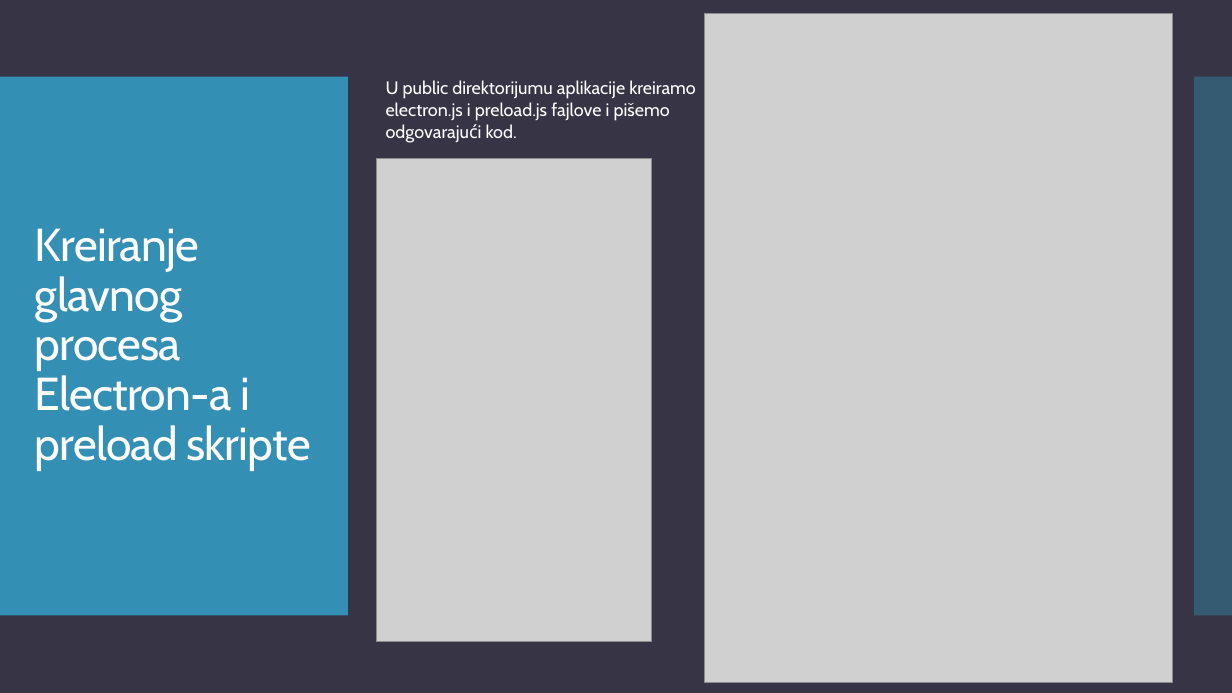
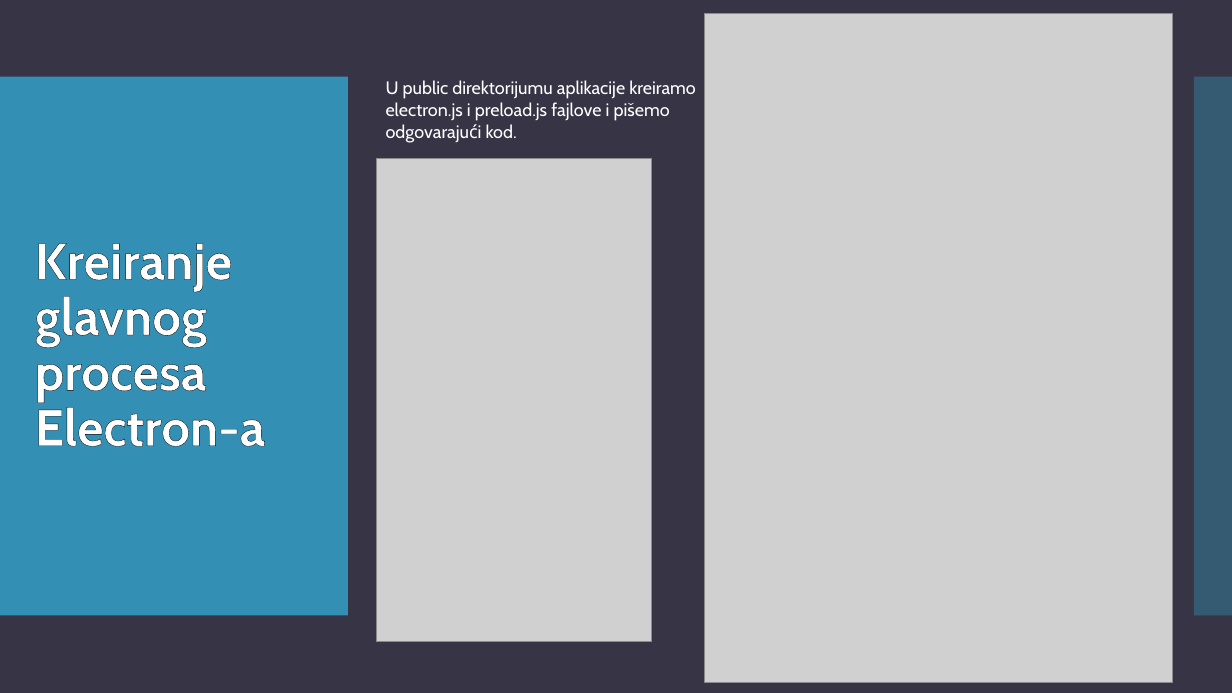
Before and after one commit to teodora18040cvetkovic/electron_react, a slide deck: slide 16 of Electron.pptx. Drawn at 1232x693 pixels with LibreOffice and Linux fonts; fonts in the diff are those of the drawing; grey boxes stand for pictures. Boxes give left, top, right and bottom in pixels: in the first picture for what was removed or moved away, otherwise in the second. Text is boxed around its words. In the diff, an @@ line names an element or a change of style, - is before the commit and + after.

```diff
--- a/Electron.pptx
+++ b/Electron.pptx
@@ title at [35,243,265,447]: text changed; size 36 to 40 pt; bold on @@
-Kreiranje glavnog procesa Electron-a i preload skripte
+Kreiranje glavnog procesa Electron-a
```
Also in this commit, not shown: 21 other slides changed.
